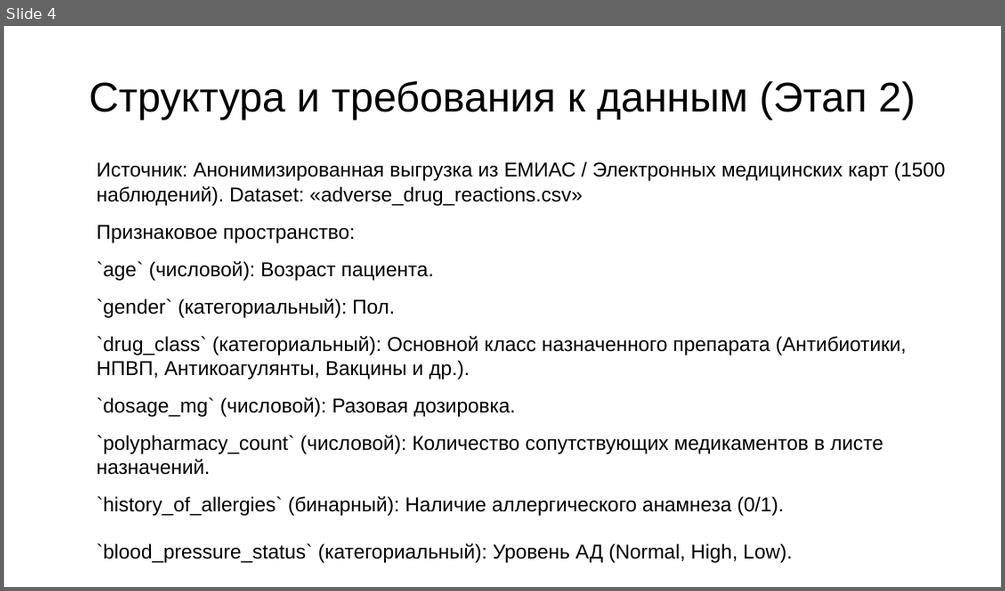
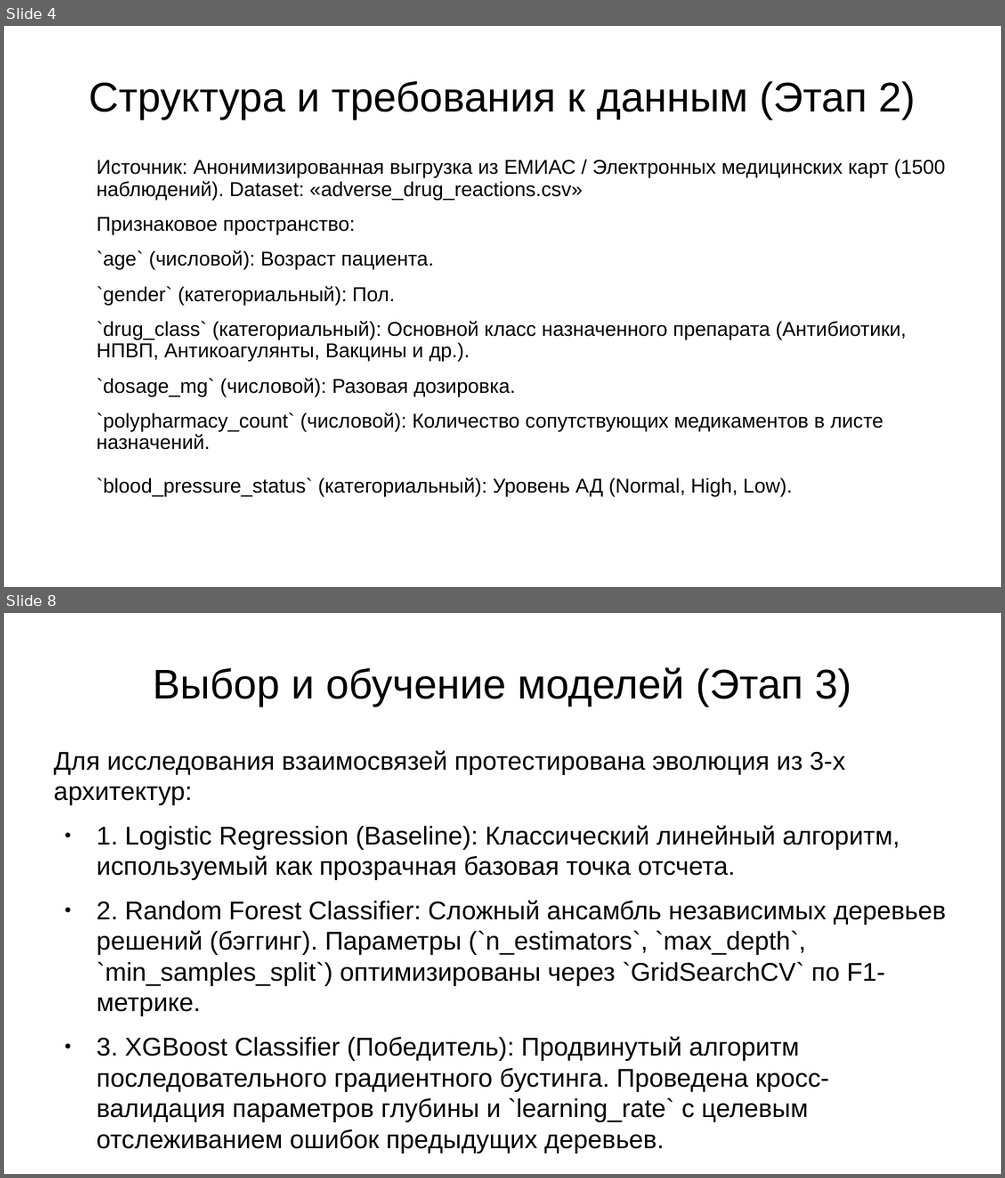
Before and after one commit to HakLuck/my-first-project, a slide deck: Презентация к проекту по DS.pptx. Shown one above the other, each under a label of ours: slide 4 before the commit, slides 4 and 8 after it; the slides between them are not shown. The pictures are 1005x591 and 1005x1178 pixels, drawn with LibreOffice and Linux fonts; fonts in the diff are those of the drawing; background and template pictures are left out. Boxes give left, top, right and bottom in pixels: in the first picture for what was removed or moved away, otherwise in the second. Text is boxed around its words. In the diff, an @@ line names an element or a change of style, - is before the commit and + after.

```diff
--- a/Презентация к проекту по DS.pptx
+++ b/Презентация к проекту по DS.pptx
@@ slide 8 added at [4,613,1001,1174], background picture (left out) @@
@@ title added at [153,667,851,706], 33 pt, text #000000 @@
+Выбор и обучение моделей (Этап 3)
@@ text added at [54,750,946,1152], 20.4 pt, text #000000 @@
+Для исследования взаимосвязей протестирована эволюция из 3-х архитектур:
+● 1. Logistic Regression (Baseline): Классический линейный алгоритм, используемый как прозрачная базовая точка отсчета.
+● 2. Random Forest Classifier: Сложный ансамбль независимых деревьев решений (бэггинг). Параметры (`n_estimators`, `max_depth`, `min_samples_split`) оптимизированы через `GridSearchCV` по F1-метрике.
+● 3. XGBoost Classifier (Победитель): Продвинутый алгоритм последовательного градиентного бустинга. Проведена кросс-валидация параметров глубины и `learning_rate` с целевым отслеживанием ошибок предыдущих деревьев.
@@ slide 4 changed as well @@
@@ text "Источник: Анонимизированная выгрузка из ЕМИАС ..." at [97,159,946,497]: line spacing 1 to 0.9 @@
@@ text at [97,496,784,516]: paragraph removed @@
-`history_of_allergies` (бинарный): Наличие аллергического анамнеза (0/1).
```
Also in this commit, not shown: 8 other slides changed, 4 other slides added, 4 slides removed, 1 other file.
